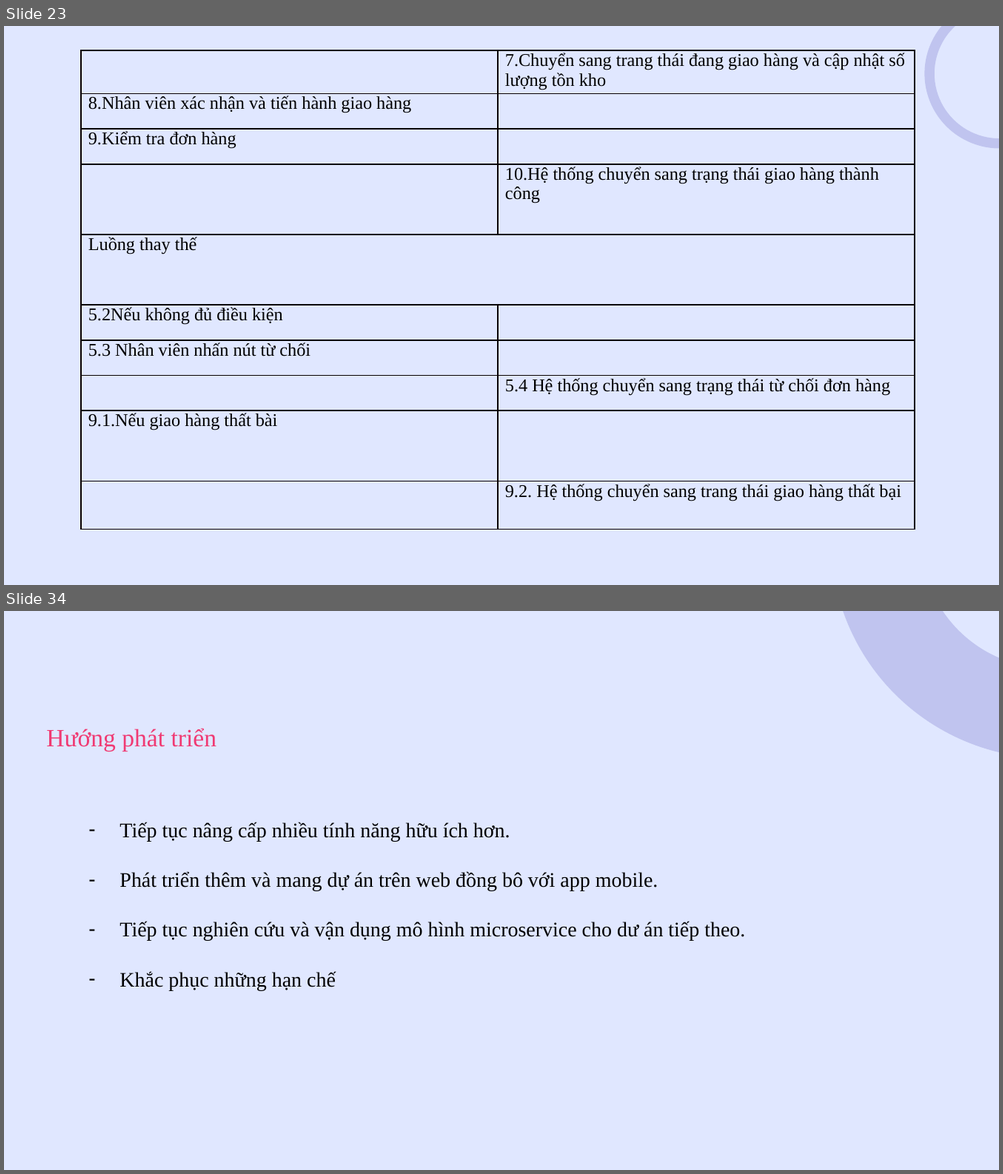
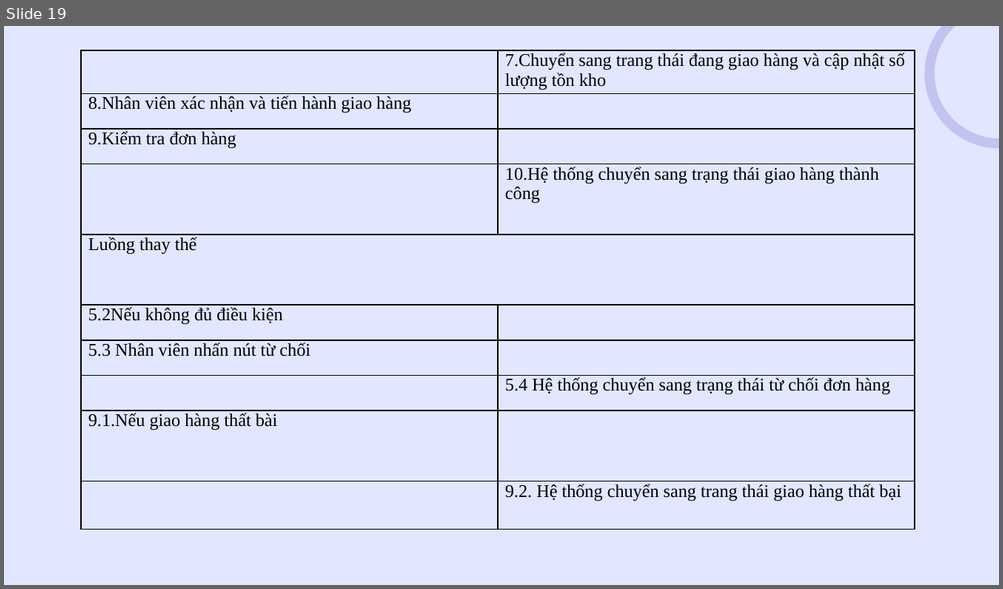
Before and after one commit to hoangtuandrive/GearVM, a slide deck: Báo Cáo/Nhom77_Final/Nhom77_PPT.pptx. Shown one above the other, each under a label of ours: slides 23 and 34 before the commit, slide 19 after it; the slides between them are not shown. The pictures are 1003x1174 and 1003x589 pixels, drawn with LibreOffice and Linux fonts; fonts in the diff are those of the drawing. Boxes give left, top, right and bottom in pixels: in the first picture for what was removed or moved away, otherwise in the second. Text is boxed around its words. In the diff, an @@ line names an element or a change of style, - is before the commit and + after.

```diff
--- a/Báo Cáo/Nhom77_Final/Nhom77_PPT.pptx
+++ b/Báo Cáo/Nhom77_Final/Nhom77_PPT.pptx
@@ slide 34 removed at (4, 611, 999, 1170), background #E0E7FF @@
@@ donut removed at (831, 611, 999, 759) @@
@@ text removed at (46, 728, 216, 752) @@
-  Hướng phát triển
@@ text removed at (119, 822, 745, 991) @@
-– Tiếp tục nâng cấp nhiều tính năng hữu ích hơn.
-– Phát triển thêm và mang dự án trên web đồng bô với app mobile.
-– Tiếp tục nghiên cứu và vận dụng mô hình microservice cho dư án tiếp theo.
-– Khắc phục những hạn chế
@@ what was slide 23 is now slide 19 @@
```
Also in this commit, not shown: 19 slides changed, 3 slides added, 8 other slides removed, 15 other files.
